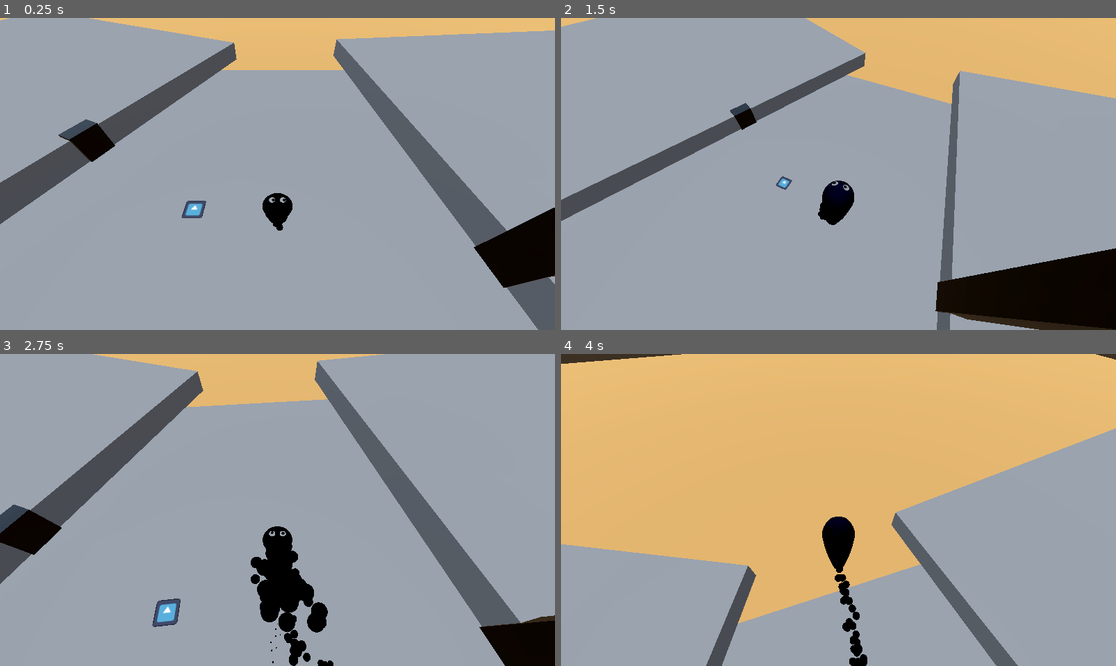
Above: before the commit, frames 1-4 (two rows, left to right).
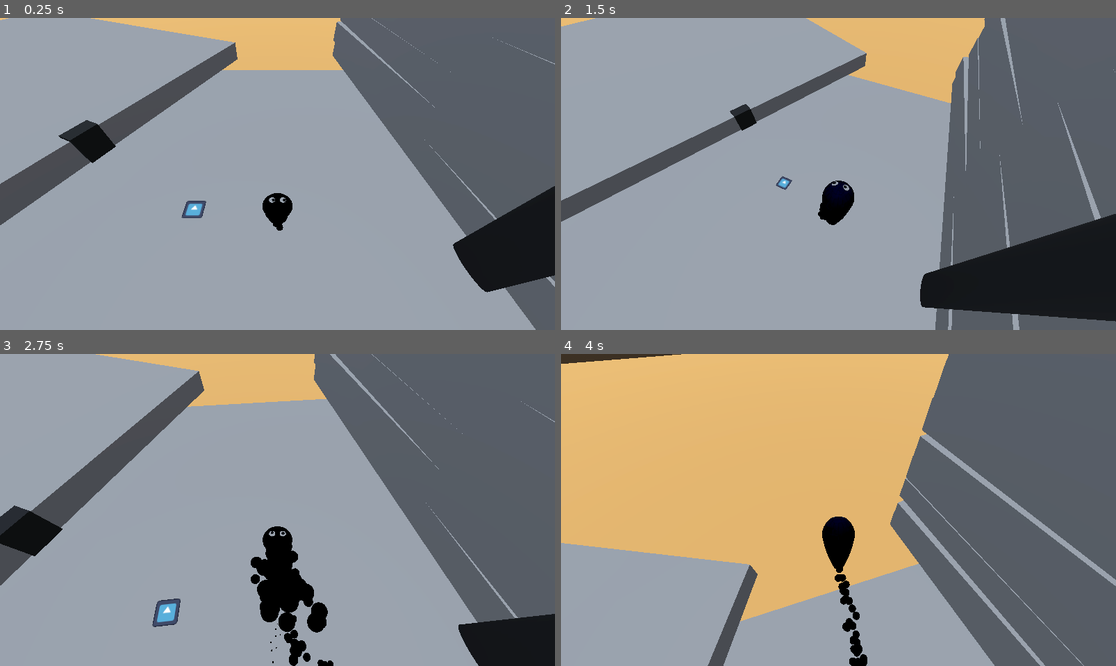
Above: after the commit, the same moments.

Repository: fossinating/trianglegamejam
Game: Godot game, scene res://levels/workshop.tscn
Two runs of this game, one before a commit and one after it. Both use one fixed random seed, a clock stepped at 60 frames per second and the inputs below. The engine's default icon, where the game draws it, is replaced by a stand-in: a white triangle on a blue panel in a dark square.
Inputs (mouse positions are in pixels of both pictures, inside the frame that each line leads up to):
- Up to frame 1 (0.25 s): no input
- Up to frame 2 (1.5 s): tap Enter at 0.5 s; move the mouse to (960, 158) at 0.52 s; hold D (move_right) 0.53-1.28 s; tap Down (cam_down) at 0.6 s; tap Space (jump) at 0.77 s; move the mouse to (810, 174) at 1.27 s; hold W (move_up) from 1.28 s (still down); tap Left (cam_left) at 1.35 s
- Up to frame 3 (2.75 s): keep holding W (move_up); tap Space (jump) at 1.52 s; move the mouse to (288, 503) at 2.02 s; tap Right (cam_right) at 2.1 s
- Up to frame 4 (4 s): keep holding W (move_up); move the mouse to (832, 516) at 2.77 s; tap Up (cam_up) at 2.85 s; tap Space (jump) at 3.02, 3.77 s; move the mouse to (877, 513) at 3.52 s; hold Right mouse button (camera_rotate) from 3.53 s (still down)

The runs differ from the first frame. In frame 1, 20% of the frame differs, in the area x 0-100%, y 0-100%; in frame 2, 29%; in frame 3, 24%; in frame 4, 31%.

Commit message:
Change Inkfall visuals

Diff:
--- /dev/null
+++ b/entities/map elements/inkfall.tscn
@@ -0,0 +1,39 @@
+[gd_scene load_steps=3 format=3 uid="uid://bu7xjkbde0woe"]
+
+[ext_resource type="Material" uid="uid://b7l3b6ud7tfxi" path="res://levels/mat_inkfall.tres" id="1_6yvsw"]
+
+[sub_resource type="BoxShape3D" id="BoxShape3D_402rc"]
+size = Vector3(0.25, 9.1, 1)
+
+[node name="Inkfall" type="Area3D"]
+transform = Transform3D(1, 0, 0, 0, 1, 0, 0, 0, 1, 7.589, 9, 1.659)
+collision_layer = 16
+collision_mask = 0
+
+[node name="CollisionShape3D" type="CollisionShape3D" parent="."]
+transform = Transform3D(1, 0, 0, 0, 1, 0, 0, 0, 1, 0, -4.5, 0)
+shape = SubResource("BoxShape3D_402rc")
+
+[node name="CSGCombiner3D" type="CSGCombiner3D" parent="."]
+transform = Transform3D(1, 0, 0, 0, 1, 0, 0, 0, 1, 0, -8.5, 0)
+
+[node name="CSGCylinder3D" type="CSGCylinder3D" parent="CSGCombiner3D"]
+transform = Transform3D(0.25, 0, 0, 0, 1, 0, 0, 0, 1, 0, 4, 0)
+radius = 0.6
+height = 9.1
+sides = 48
+material = ExtResource("1_6yvsw")
+
+[node name="CSGSphere3D" type="CSGSphere3D" parent="CSGCombiner3D/CSGCylinder3D"]
+transform = Transform3D(1, 0, 0, 0, 0.2, 0, 0, 0, 1, 0, 4.55, 0)
+radius = 0.6
+radial_segments = 48
+rings = 24
+material = ExtResource("1_6yvsw")
+
+[node name="CSGSphere3D" type="CSGSphere3D" parent="CSGCombiner3D"]
+transform = Transform3D(0.5, 0, 0, 0, 0.3, 0, 0, 0, 1, -0.228164, 8.55, 0)
+radius = 0.75
+radial_segments = 48
+rings = 24
+material = ExtResource("1_6yvsw")
--- /dev/null
+++ b/levels/mat_inkfall.tres
@@ -0,0 +1,6 @@
+[gd_resource type="StandardMaterial3D" format=3 uid="uid://b7l3b6ud7tfxi"]
+
+[resource]
+albedo_color = Color(0, 0, 0, 1)
+metallic = 0.5
+metallic_specular = 1.0
--- a/levels/workshop.tscn
+++ b/levels/workshop.tscn
@@ -1,7 +1,9 @@
-[gd_scene load_steps=17 format=3 uid="uid://bw624l72ljxcx"]
+[gd_scene load_steps=16 format=3 uid="uid://bw624l72ljxcx"]
 
 [ext_resource type="PackedScene" uid="uid://bqvbt7ofxnn0b" path="res://entities/player/player.tscn" id="1_tquhn"]
+[ext_resource type="PackedScene" uid="uid://bu7xjkbde0woe" path="res://entities/map elements/inkfall.tscn" id="2_1i02o"]
 [ext_resource type="PackedScene" uid="uid://b6sgojl10sbf2" path="res://entities/items/grabbable_item.tscn" id="2_gteoe"]
+[ext_resource type="Material" uid="uid://b7l3b6ud7tfxi" path="res://levels/mat_inkfall.tres" id="3_1nljh"]
 [ext_resource type="PackedScene" uid="uid://c1tcjtlgyxua3" path="res://entities/items/item_delivery_point.tscn" id="3_nogm7"]
 
 [sub_resource type="ProceduralSkyMaterial" id="ProceduralSkyMaterial_wg4r2"]
@@ -21,29 +23,16 @@
 size = Vector3(20, 1, 20)
 
 [sub_resource type="BoxMesh" id="BoxMesh_t8iob"]
-size = Vector3(20, 1, 20)
+size = Vector3(20.1, 1, 20.1)
 
 [sub_resource type="BoxShape3D" id="BoxShape3D_6gsb4"]
-size = Vector3(20, 11.9014, 20)
-
-[sub_resource type="BoxShape3D" id="BoxShape3D_402rc"]
-size = Vector3(0.6, 8, 1)
-
-[sub_resource type="StandardMaterial3D" id="StandardMaterial3D_qhg3p"]
-albedo_color = Color(0, 0, 0, 1)
-metallic = 0.5
-metallic_specular = 1.0
-roughness = 0.0
-
-[sub_resource type="BoxMesh" id="BoxMesh_n50oe"]
-material = SubResource("StandardMaterial3D_qhg3p")
-size = Vector3(0.6, 8, 1)
+size = Vector3(20, 9.5, 20)
 
 [sub_resource type="BoxShape3D" id="BoxShape3D_5s17q"]
 size = Vector3(0.6, 1.1, 1)
 
 [sub_resource type="BoxMesh" id="BoxMesh_et4ey"]
-material = SubResource("StandardMaterial3D_qhg3p")
+material = ExtResource("3_1nljh")
 size = Vector3(0.6, 1.1, 1)
 
 [sub_resource type="StandardMaterial3D" id="StandardMaterial3D_gkeri"]
@@ -82,27 +71,58 @@
 transform = Transform3D(-0.993294, 0, -0.115613, 0, 1, 0, 0.115613, 0, -0.993294, 17.604, 0.499999, -3.54682)
 
 [node name="CollisionShape3D" type="CollisionShape3D" parent="StaticBody3D3"]
-transform = Transform3D(1, 0, 0, 0, 1, 0, 0, 0, 1, 0, 5.45068, 0)
+transform = Transform3D(1, 0, 0, 0, 1, 0, 0, 0, 1, 0, 3.75, 0)
 shape = SubResource("BoxShape3D_6gsb4")
 
 [node name="MeshInstance3D" type="MeshInstance3D" parent="StaticBody3D3"]
 mesh = SubResource("BoxMesh_t8iob")
 
+[node name="MeshInstance3D2" type="MeshInstance3D" parent="StaticBody3D3/MeshInstance3D"]
+transform = Transform3D(0.999764, 0, 0.0217276, 0, 1, 0, -0.0217276, 0, 0.999764, 0, 1, 0)
+mesh = SubResource("BoxMesh_t8iob")
+skeleton = NodePath("../..")
+
+[node name="MeshInstance3D3" type="MeshInstance3D" parent="StaticBody3D3/MeshInstance3D"]
+transform = Transform3D(0.999945, 0, -0.0104718, 0, 1, 0, 0.0104718, 0, 0.999945, 0, 2, 0)
+mesh = SubResource("BoxMesh_t8iob")
+skeleton = NodePath("../..")
+
+[node name="MeshInstance3D4" type="MeshInstance3D" parent="StaticBody3D3/MeshInstance3D"]
+transform = Transform3D(0.999877, 0, -0.0157073, 0, 1, 0, 0.0157073, 0, 0.999877, 0, 3, 0)
+mesh = SubResource("BoxMesh_t8iob")
+skeleton = NodePath("../..")
+
+[node name="MeshInstance3D5" type="MeshInstance3D" parent="StaticBody3D3/MeshInstance3D"]
+transform = Transform3D(0.999962, 0, 0.00872654, 0, 1, 0, -0.00872654, 0, 0.999962, 0, 4, 0)
+mesh = SubResource("BoxMesh_t8iob")
+skeleton = NodePath("../..")
+
+[node name="MeshInstance3D6" type="MeshInstance3D" parent="StaticBody3D3/MeshInstance3D"]
+transform = Transform3D(0.999816, 0, -0.0191974, 0, 1, 0, 0.0191974, 0, 0.999816, 0, 5, 0)
+mesh = SubResource("BoxMesh_t8iob")
+skeleton = NodePath("../..")
+
+[node name="MeshInstance3D7" type="MeshInstance3D" parent="StaticBody3D3/MeshInstance3D"]
+transform = Transform3D(0.999902, 0, 0.0139622, 0, 1, 0, -0.0139622, 0, 0.999902, 0, 6, 0)
+mesh = SubResource("BoxMesh_t8iob")
+skeleton = NodePath("../..")
+
+[node name="MeshInstance3D8" type="MeshInstance3D" parent="StaticBody3D3/MeshInstance3D"]
+transform = Transform3D(0.999743, 0, 0.0226873, 0, 1, 0, -0.0226873, 0, 0.999743, 0, 7, 0)
+mesh = SubResource("BoxMesh_t8iob")
+skeleton = NodePath("../..")
+
+[node name="MeshInstance3D9" type="MeshInstance3D" parent="StaticBody3D3/MeshInstance3D"]
+transform = Transform3D(0.999994, 0, -0.00349066, 0, 1, 0, 0.00349066, 0, 0.999994, 0.311695, 8, -0.0815597)
+mesh = SubResource("BoxMesh_t8iob")
+skeleton = NodePath("../..")
+
 [node name="GPUParticlesCollisionBox3D" type="GPUParticlesCollisionBox3D" parent="StaticBody3D3"]
-size = Vector3(20, 1, 20)
+transform = Transform3D(1, 0, 0, 0, 1, 0, 0, 0, 1, 0.35, 3.75, 0)
+size = Vector3(20.05, 9.5, 20)
 
-[node name="Area3D2" type="Area3D" parent="StaticBody3D3"]
-transform = Transform3D(1, 0, 0, 0, 1, 0, 0, 0, 1, 9.97994, 0.930819, -4.07655)
-collision_layer = 16
-collision_mask = 0
-
-[node name="CollisionShape3D" type="CollisionShape3D" parent="StaticBody3D3/Area3D2"]
-transform = Transform3D(1, 0, 0, 0, 1, 0, 0, 0, 1, -0.2, 2.43298, 0)
-shape = SubResource("BoxShape3D_402rc")
-
-[node name="MeshInstance3D" type="MeshInstance3D" parent="StaticBody3D3/Area3D2"]
-transform = Transform3D(1, 0, 0, 0, 1, 0, 0, 0, 1, -0.2, 2.43298, 0)
-mesh = SubResource("BoxMesh_n50oe")
+[node name="Inkfall" parent="StaticBody3D3" instance=ExtResource("2_1i02o")]
+transform = Transform3D(1, 0, 0, 0, 1, 0, 0, 0, 1, 10.5497, 8.5, -4.01305)
 
 [node name="StaticBody3D2" type="StaticBody3D" parent="."]
 transform = Transform3D(0.912206, 0, -0.409732, 0, 1, 0, 0.409732, 0, 0.912206, -13.4238, 0.5, -6.65619)
@@ -126,7 +146,7 @@
 shape = SubResource("BoxShape3D_5s17q")
 
 [node name="MeshInstance3D" type="MeshInstance3D" parent="StaticBody3D2/Area3D"]
-transform = Transform3D(1, 0, 0, 0, 1, 0, 0, 0, 1, -0.2, 0.05, 0)
+transform = Transform3D(1, 0, 0, 0, 1, 0, 0, 0, 1, -0.13627, 0.05, 0.0261607)
 mesh = SubResource("BoxMesh_et4ey")
 
 [node name="table surface" type="MeshInstance3D" parent="."]
